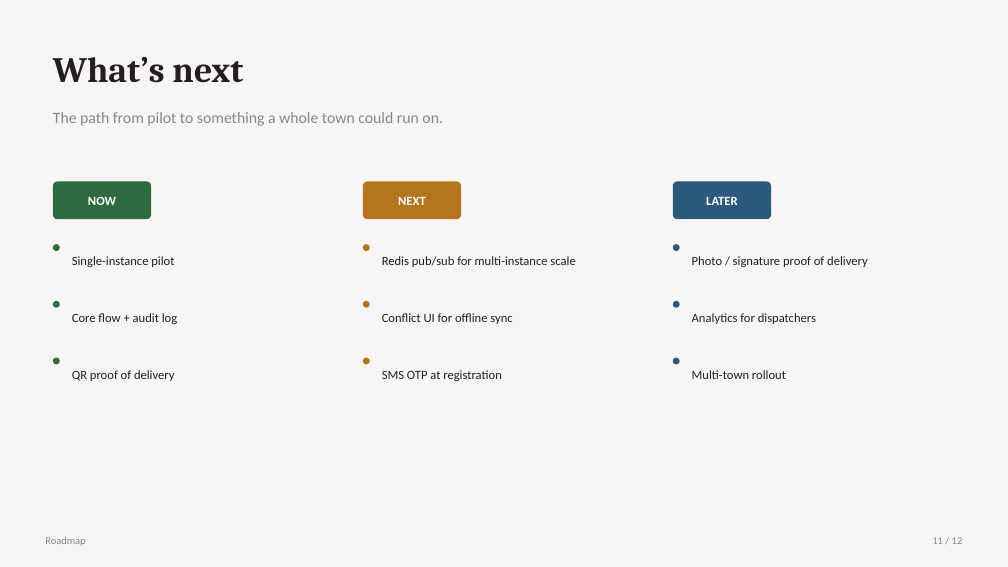
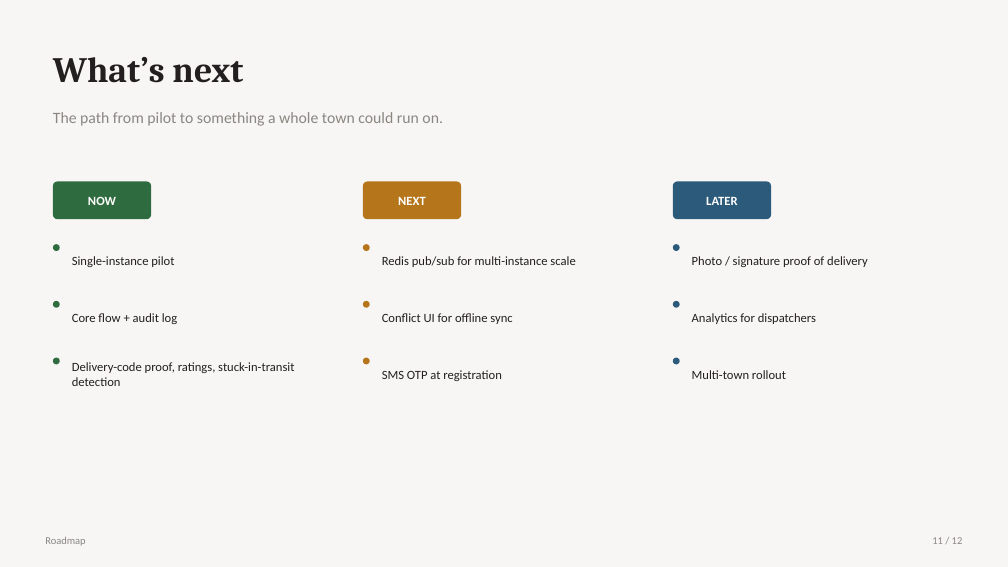
Before and after one commit to dthanji/-Reflex-The-Readiness-Sprint, a slide deck: slide 11 of Reflex_Executive_Deck.pptx. Drawn at 1008x567 pixels with LibreOffice and Linux fonts; fonts in the diff are those of the drawing. Boxes give left, top, right and bottom in pixels: in the first picture for what was removed or moved away, otherwise in the second. Text is boxed around its words. In the diff, an @@ line names an element or a change of style, - is before the commit and + after.

```diff
--- a/Reflex_Executive_Deck.pptx
+++ b/Reflex_Executive_Deck.pptx
@@ text at box(72, 362, 294, 386): text changed @@
-QR proof of delivery
+Delivery-code proof, ratings, stuck-in-transit detection
```
Also in this commit, not shown: 2 other slides changed, 2 other files.
